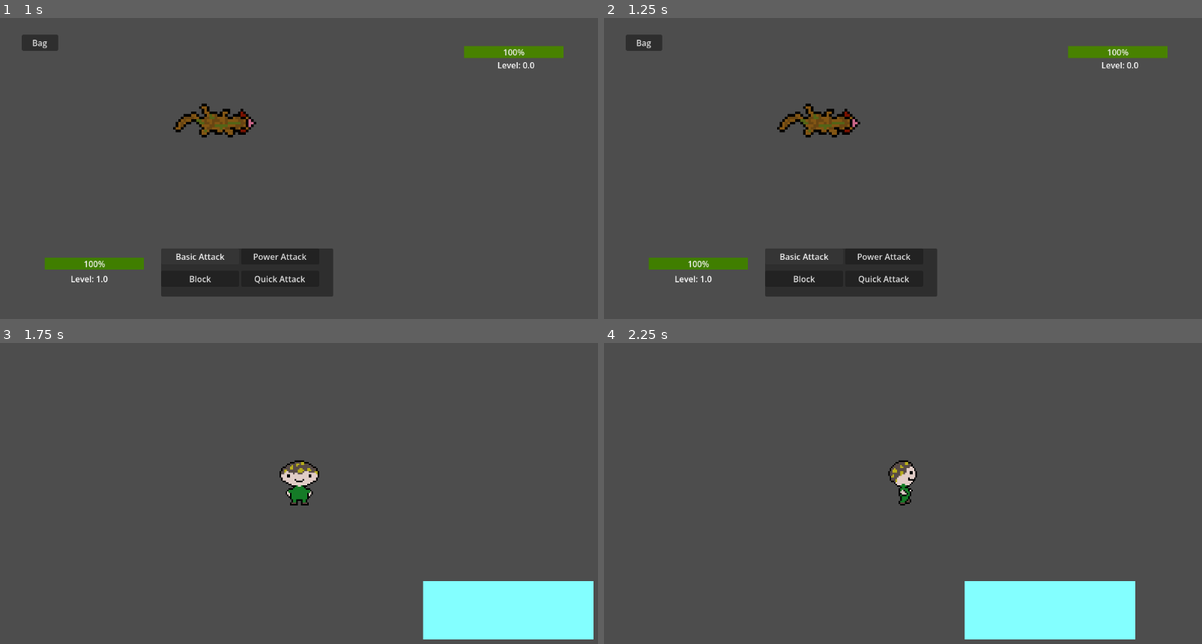
Above: before the commit, frames 1-4 (two rows, left to right).
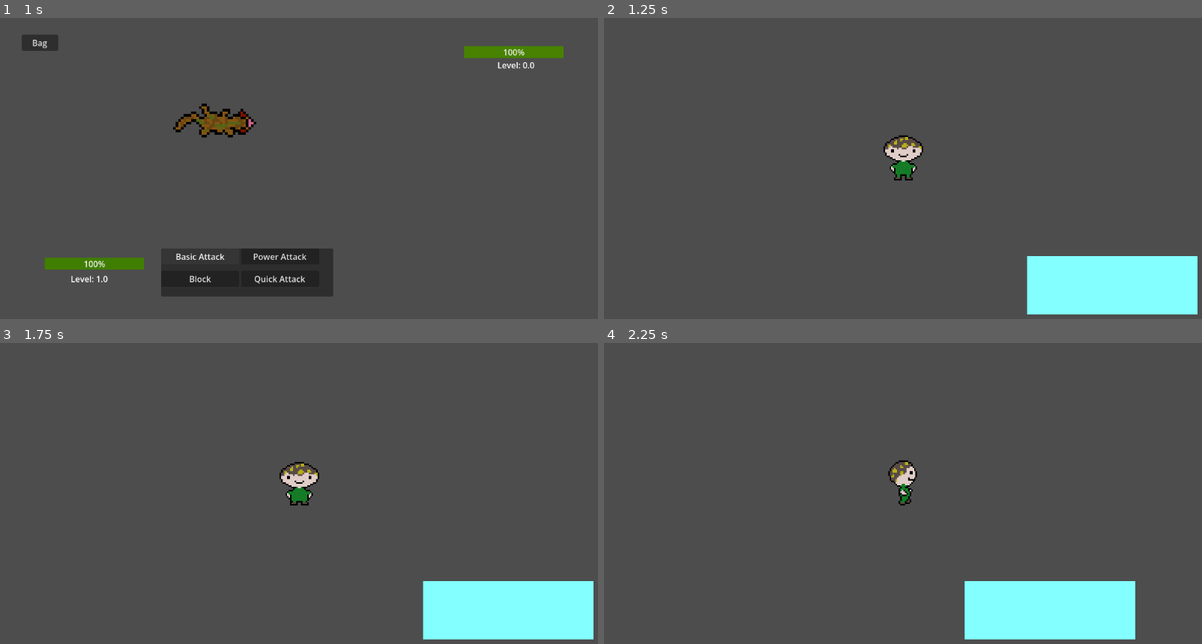
Above: after the commit, the same moments.

Repository: jjoseph-3/digi-game
Game: Godot game, scene res://Scenes/combat_ui.tscn
The game is run twice, just before and just after one commit, with the same random seed, the same clock (stepped at 60 frames per second) and the same inputs. The project has no main scene, so this scene is started directly. The engine's default icon, where the game draws it, is replaced by a stand-in: a white triangle on a blue panel in a dark square.
Inputs (mouse positions are in pixels of both pictures, inside the frame that each line leads up to):
- Up to frame 1 (1 s): click "Basic Attack" at 0.5 s
- Up to frame 2 (1.25 s): no input
- Up to frame 3 (1.75 s): click (197, 604) at 1.25 s, where only the run before the commit has a clickable "Block"
- Up to frame 4 (2.25 s): tap Enter at 2 s; hold Right (ui_right) from 2.03 s (still down)

Frame 1 is identical in both runs. In frame 2, 13% of the frame differs, in the area x 3-100%, y 5-99%; in frame 3, 0.3%; in frame 4, nothing differs.

Commit message:
all magic numbers and strings fixed

Diff:
--- a/main-game/Scripts/bag.gd
+++ b/main-game/Scripts/bag.gd
@@ -1,15 +1,11 @@
 extends Control
+
+var bag: Dictionary
+var item_buttons: Dictionary
 
 @export var button_scene: PackedScene
 @export var button_spawn: VBoxContainer
 @export var vbox: VBoxContainer
-
-var bag = {
-}
-
-var item_buttons = {
-
-}
 
 # Called when the node enters the scene tree for the first time.
 func _ready() -> void:
--- a/main-game/Scripts/button.gd
+++ b/main-game/Scripts/button.gd
@@ -1,6 +1,7 @@
 extends Button
 
-var key = Global.bag.keys()
+const RAT_NET_NAME: String = "Rat net"
+
 var item: String
 var combat_ui: Control
 
@@ -25,7 +26,7 @@
 		if Global.bag[item] <= 0:
 			queue_free()
 
-		if item == "Rat net":
+		if item == RAT_NET_NAME:
 			combat_ui.net_thrown()
 			get_tree().get_first_node_in_group("bag").queue_free()
 			get_tree().call_deferred("change_scene_to_file", "res://combat_ui/bag.tscn")
--- a/main-game/Scripts/combat_ui.gd
+++ b/main-game/Scripts/combat_ui.gd
@@ -1,21 +1,24 @@
 extends Control
 
-@export var current_rat_hp: ProgressBar
-@export var enemy_rat_hp: ProgressBar
-@export var player_spawn: Marker2D
-@export var johovian_sprite_scene: PackedScene
-@export var kartarian_sprite_scene:PackedScene
-@export var enemy_spawn: Marker2D
-@export var enemy_scene: PackedScene
-@export var current_rat_level: Label
-@export var enemy_rat_level: Label
-
+const JOHOVIAN_NAME: String = "Johovian"
+const KARTARIAN_NAME: String = "Kartarian"
+const WILD_NAME_MODIFYER: String = "Wild "
+const PLAYER_SCALE: float = 5.0
+const ENEMY_SCALE: float = 8.0
+const TURN_DELAY: float = 0.5
+const OPTION_ONE: int = 1
+const OPTION_TWO: int = 2
 const LOW_HP_THRESHOLD: float = 0.25
-const SPEED_MULTI: float = 2
-const BLOCK_SPEED_MULTI: float = 50
-const ENEMY_HIT_CHANCE: float = 0.75
-const DEFENCE_MULTIPLIER: float = 8
+const SPEED_MULTI: float = 2.0
+const BLOCK_SPEED_MULTI: float = 50.0
+const HIT_CHANCE: float = 0.75
+const DEFENCE_MULTIPLIER: float = 8.0
 const DAMAGE_SCALING: float = 0.2
+const DAMAGE_FLOOR: float = 2.0
+const MAX_HP_MULTI: float = 3.0
+const CURRENT_HP_MULTI: float = 2.0
+const EXP_DIVIDER: float = 7.0
+const EXP_CURVE: float = 3.0
 
 var player_moved: bool = false
 var enemy_moved: bool = false
@@ -32,6 +35,16 @@
 var new_rat: String
 var trainer_bonus: float = 1
 
+@export var current_rat_hp: ProgressBar
+@export var enemy_rat_hp: ProgressBar
+@export var player_spawn: Marker2D
+@export var johovian_sprite_scene: PackedScene
+@export var kartarian_sprite_scene:PackedScene
+@export var enemy_spawn: Marker2D
+@export var enemy_scene: PackedScene
+@export var current_rat_level: Label
+@export var enemy_rat_level: Label
+
 
 # Called when the node enters the scene tree for the first time.
 func _ready() -> void:
@@ -47,25 +60,25 @@
 	current_rat_level.text = str("Level: ", Global.rat_level)
 	# Displays level of each rat
 
-	if Global.lead_rat == "Johovian":
+	if Global.lead_rat == JOHOVIAN_NAME:
 		var player_sprite = johovian_sprite_scene.instantiate()
-		player_sprite.scale = Vector2(5, 5)
+		player_sprite.scale = Vector2(PLAYER_SCALE, PLAYER_SCALE)
 		player_sprite.global_position = player_spawn.global_position
 		add_child(player_sprite)
 
-	elif Global.lead_rat == "Kartarian":
+	elif Global.lead_rat == KARTARIAN_NAME:
 		var player_sprite = kartarian_sprite_scene.instantiate()
-		player_sprite.scale = Vector2(5, 5)
+		player_sprite.scale = Vector2(PLAYER_SCALE, PLAYER_SCALE)
 		player_sprite.global_position = player_spawn.global_position
 		add_child(player_sprite)
 
 	var enemy_sprite = enemy_scene.instantiate()
-	enemy_sprite.scale = Vector2(8, 8)
+	enemy_sprite.scale = Vector2(ENEMY_SCALE, ENEMY_SCALE)
 	enemy_sprite.global_position = enemy_spawn.global_position
 	add_child(enemy_sprite)
 	#spawns enemy and player sprites
 
-	new_rat = "Wild " + str(Global.enemy_type)
+	new_rat = WILD_NAME_MODIFYER + str(Global.enemy_type)
 	#sets the name of the new rat (if caught)
 
 
@@ -105,7 +118,8 @@
 	if not enemy_rat_hp.value <= 0:
 		if Global.rat_hp <= current_rat_hp.max_value * LOW_HP_THRESHOLD:
 			Global.wild_rat_speed = Global.wild_rat_speed * SPEED_MULTI
-			enemy_damage = int(floor(((DAMAGE_SCALING * Global.wild_rat_level) + 2) * attack3_power * 0.02 * (Global.wild_rat_attack / Global.rat_defence)))
+			enemy_damage = int(floor((DAMAGE_SCALING * Global.wild_rat_level) + DAMAGE_FLOOR
+			* attack3_power * (Global.wild_rat_attack / Global.rat_defence)))
 			current_rat_hp.value = current_rat_hp.value - enemy_damage
 			Global.rat_hp = current_rat_hp.value
 			Global.wild_rat_speed = Global.wild_rat_speed / SPEED_MULTI
@@ -115,7 +129,8 @@
 
 		elif Global.wild_rat_hp <= enemy_rat_hp.max_value * LOW_HP_THRESHOLD:
 			Global.wild_rat_speed = Global.wild_rat_speed * SPEED_MULTI
-			enemy_damage = int(floor(((DAMAGE_SCALING * Global.wild_rat_level) + 2) * attack3_power * 0.02 * (Global.wild_rat_attack / Global.rat_defence)))
+			enemy_damage = int(floor((DAMAGE_SCALING * Global.wild_rat_level) + DAMAGE_FLOOR
+			* attack3_power * (Global.wild_rat_attack / Global.rat_defence)))
 			current_rat_hp.value = current_rat_hp.value - enemy_damage
 			Global.rat_hp = current_rat_hp.value
 			Global.wild_rat_speed = Global.wild_rat_speed / SPEED_MULTI
@@ -125,17 +140,19 @@
 
 		else:
 		# random chance for "normal attack" or "power attack" for enemy
-			var enemy_attack = randi_range(0, 1)
-			if enemy_attack == 0:
-				enemy_damage = int(floor((DAMAGE_SCALING * Global.wild_rat_level) + 2 * attack1_power * (Global.wild_rat_attack / Global.rat_defence)))
+			var enemy_attack = randi_range(1, 2)
+			if enemy_attack == OPTION_ONE:
+				enemy_damage = int(floor((DAMAGE_SCALING * Global.wild_rat_level) + DAMAGE_FLOOR
+				* attack1_power * (Global.wild_rat_attack / Global.rat_defence)))
 				current_rat_hp.value = current_rat_hp.value - enemy_damage
 				Global.rat_hp = current_rat_hp.value
 				print("enemy did: ", enemy_damage, "damage")
 				enemy_moved = true
 
-			if enemy_attack == 1:
-				if randf() < ENEMY_HIT_CHANCE:
-					enemy_damage = int(floor((DAMAGE_SCALING * Global.wild_rat_level) + 2 * attack2_power * (Global.wild_rat_attack / Global.rat_defence)))
+			if enemy_attack == OPTION_TWO:
+				if randf() < HIT_CHANCE:
+					enemy_damage = int(floor((DAMAGE_SCALING * Global.wild_rat_level)
+					+ DAMAGE_FLOOR * attack2_power * (Global.wild_rat_attack / Global.rat_defence)))
 					current_rat_hp.value = current_rat_hp.value - enemy_damage
 					Global.rat_hp = current_rat_hp.value
 					print("enemy did: ", enemy_damage, "damage")
@@ -150,30 +167,32 @@
 	if player_moved == false:
 		if Global.wild_rat_speed > Global.rat_speed:
 			enemy_turn()
-			await get_tree().create_timer(1.0).timeout
-			damage = int(floor((((DAMAGE_SCALING * Global.rat_level) * attack1_power * 0.02) + 2) * (Global.rat_attack / Global.wild_rat_defence)))
+			await get_tree().create_timer(TURN_DELAY).timeout
+			damage = int(floor((DAMAGE_SCALING * Global.rat_level) + DAMAGE_FLOOR * attack1_power
+			* (Global.rat_attack / Global.wild_rat_defence)))
 			enemy_rat_hp.value = enemy_rat_hp.value - damage
 			Global.wild_rat_hp = enemy_rat_hp.value
 			print("you did: ", damage, "damage")
 			player_moved = true
 
 		elif Global.wild_rat_speed <= Global.rat_speed:
-			damage = int(floor((((DAMAGE_SCALING * Global.rat_level) * attack1_power * 0.02) + 2) * (Global.rat_attack / Global.wild_rat_defence)))
-			enemy_rat_hp.value = enemy_rat_hp.value - damage
-			Global.wild_rat_hp = enemy_rat_hp.value
-			print("you did: ", damage, "damage")
-			player_moved = true
-			await get_tree().create_timer(0.2).timeout
+			damage = int(floor((DAMAGE_SCALING * Global.rat_level) + DAMAGE_FLOOR * attack1_power
+			* (Global.rat_attack / Global.wild_rat_defence)))
+			enemy_rat_hp.value = enemy_rat_hp.value - damage
+			Global.wild_rat_hp = enemy_rat_hp.value
+			print("you did: ", damage, "damage")
+			player_moved = true
+			await get_tree().create_timer(TURN_DELAY).timeout
 			enemy_turn()
 
 func _attack_2() -> void:
 	if player_moved == false:
 		if Global.wild_rat_speed > Global.rat_speed:
 			enemy_turn()
-			await get_tree().create_timer(1.0).timeout
-			var hit_chance: float = 0.75
-			if randf() < hit_chance:
-				damage = int(floor((((DAMAGE_SCALING * Global.rat_level) * attack2_power * 0.02) + 2) * (Global.rat_attack / Global.wild_rat_defence)))
+			await get_tree().create_timer(TURN_DELAY).timeout
+			if randf() < HIT_CHANCE:
+				damage = int(floor((DAMAGE_SCALING * Global.rat_level) + DAMAGE_FLOOR
+				* attack2_power * (Global.rat_attack / Global.wild_rat_defence)))
 				enemy_rat_hp.value = enemy_rat_hp.value - damage
 				Global.wild_rat_hp = enemy_rat_hp.value
 				print("you did: ", damage, "damage")
@@ -181,20 +200,20 @@
 			player_moved = true
 
 		elif Global.wild_rat_speed <= Global.rat_speed:
-			var hit_chance: float = 0.75
-			if randf() < hit_chance:
-				damage = int(floor((((DAMAGE_SCALING * Global.rat_level) * attack2_power * 0.02) + 2) * (Global.rat_attack / Global.wild_rat_defence)))
+			if randf() < HIT_CHANCE:
+				damage = int(floor((DAMAGE_SCALING * Global.rat_level) + DAMAGE_FLOOR
+				* attack2_power * (Global.rat_attack / Global.wild_rat_defence)))
 				enemy_rat_hp.value = enemy_rat_hp.value - damage
 				Global.wild_rat_hp = enemy_rat_hp.value
 				print("you did: ", damage, "damage")
 				player_moved = true
-				await get_tree().create_timer(1.0).timeout
+				await get_tree().create_timer(TURN_DELAY).timeout
 				enemy_turn()
 
 			else:
 				print("you missed")
 				player_moved = true
-				await get_tree().create_timer(1.0).timeout
+				await get_tree().create_timer(TURN_DELAY).timeout
 				enemy_turn()
 		# 3x power but 75% hit chance
 
@@ -203,8 +222,9 @@
 		Global.rat_speed = Global.rat_speed * SPEED_MULTI
 		if Global.wild_rat_speed > Global.rat_speed:
 			enemy_turn()
-			await get_tree().create_timer(1.0).timeout
-			damage = int(floor((((DAMAGE_SCALING * Global.rat_level) * attack3_power * 0.02) + 2) * (Global.rat_attack / Global.wild_rat_defence)))
+			await get_tree().create_timer(TURN_DELAY).timeout
+			damage = int(floor((DAMAGE_SCALING * Global.rat_level) + DAMAGE_FLOOR * attack3_power
+			* (Global.rat_attack / Global.wild_rat_defence)))
 			enemy_rat_hp.value = enemy_rat_hp.value - damage
 			Global.wild_rat_hp = enemy_rat_hp.value
 			Global.rat_speed = Global.rat_speed / SPEED_MULTI
@@ -213,14 +233,15 @@
 			player_moved = true
 
 		elif Global.wild_rat_speed <= Global.rat_speed:
-			damage = int(floor((((DAMAGE_SCALING * Global.rat_level) * attack3_power * 0.02) + 2) * (Global.rat_attack / Global.wild_rat_defence)))
+			damage = int(floor((DAMAGE_SCALING * Global.rat_level) + DAMAGE_FLOOR * attack3_power
+			* (Global.rat_attack / Global.wild_rat_defence)))
 			enemy_rat_hp.value = enemy_rat_hp.value - damage
 			Global.wild_rat_hp = enemy_rat_hp.value
 			Global.rat_speed = Global.rat_speed / SPEED_MULTI
 			print("you did: ", damage, "damage")
 			# "Quick attack"
 			player_moved = true
-			await get_tree().create_timer(1.0).timeout
+			await get_tree().create_timer(TURN_DELAY).timeout
 			enemy_turn()
 
 func _block() -> void:
@@ -232,7 +253,7 @@
 		blocked = true
 		player_moved = true
 		# defence increases 8x for one turn
-		await get_tree().create_timer(1.0).timeout
+		await get_tree().create_timer(TURN_DELAY).timeout
 		enemy_turn()
 
 
@@ -244,7 +265,9 @@
 
 func net_thrown() -> void:
 	if player_moved == false:
-		catch_chance = ( ( (3 * enemy_rat_hp.max_value) - (2 * enemy_rat_hp.value) ) * Global.wild_rat_catch_rate) / (3.0  * enemy_rat_hp.max_value)
+		catch_chance = (((MAX_HP_MULTI * enemy_rat_hp.max_value) - (CURRENT_HP_MULTI
+		* enemy_rat_hp.value)) * Global.wild_rat_catch_rate) \
+		/ (MAX_HP_MULTI * enemy_rat_hp.max_value)
 		player_moved = true
 		if randf() < catch_chance:
 			Global.party[new_rat] = {
@@ -253,23 +276,24 @@
 			}
 			Player_auto.party = Global.party
 			print(Global.party)
-			await get_tree().create_timer(1.0).timeout
+			await get_tree().create_timer(TURN_DELAY).timeout
 			get_tree().call_deferred("change_scene_to_file", "res://Scenes/Level.tscn")
 		else:
-			await get_tree().create_timer(1.0).timeout
+			await get_tree().create_timer(TURN_DELAY).timeout
 			enemy_turn()
 
 func enemy_dead() -> void:
 	print("enemy rat done")
-	Global.party[Global.lead_rat]["exp"] += ((Global.base_yield * Global.wild_rat_level) / 7) * trainer_bonus
-	while Global.party[Global.lead_rat]["exp"] >= pow(Global.rat_level + 1, 3):
+	Global.party[Global.lead_rat]["exp"] += ((Global.base_yield * Global.wild_rat_level)
+	/ EXP_DIVIDER) * trainer_bonus
+	while Global.party[Global.lead_rat]["exp"] >= pow(Global.rat_level + 1, EXP_CURVE):
 		print("level up")
 		Global.party[Global.lead_rat]["level"] += 1
 		Player_auto.lead_changed()
-	await get_tree().create_timer(1.0).timeout
+	await get_tree().create_timer(TURN_DELAY).timeout
 	get_tree().call_deferred("change_scene_to_file", "res://Scenes/Level.tscn")
 
 func player_dead() -> void:
 	print("your rat is done")
-	await get_tree().create_timer(1.0).timeout
+	await get_tree().create_timer(TURN_DELAY).timeout
 	get_tree().call_deferred("change_scene_to_file", "res://Scenes/game_over.tscn")
--- a/main-game/Scripts/global.gd
+++ b/main-game/Scripts/global.gd
@@ -51,15 +51,11 @@
 var wild_rat_level: float
 var wild_rat_catch_rate: float
 var base_yield: float
-
-var party: Dictionary = {
-	}
-
+var party: Dictionary
 var bag: Dictionary = {
 	"Rat net": 12,
 	"Heal spray": 5
 }
-
 var item_buttons: Dictionary
 var lead_rat: String
 var enemy_type: String
--- a/main-game/Scripts/level.gd
+++ b/main-game/Scripts/level.gd
@@ -1,4 +1,6 @@
 extends Node2D
+
+const SPAWN_CHANCE: float = 0.8
 
 @export var wild_rat_spawn: PathFollow2D
 @export var wild_rat_scene: PackedScene
@@ -16,8 +18,7 @@
 
 func _tall_grass_entered(body: Node2D) -> void:
 	if body is Player:
-		var spawn_chance: float = 0.8
-		if randf() < spawn_chance: #codes for an 80% encounter chance
+		if randf() < SPAWN_CHANCE: #codes for an 80% encounter chance
 			var wild_rat = wild_rat_scene.instantiate()
 			wild_rat_spawn.progress_ratio = randf()
 			wild_rat.global_position = wild_rat_spawn.global_position
--- a/main-game/Scripts/player.gd
+++ b/main-game/Scripts/player.gd
@@ -9,6 +9,8 @@
 var in_tall_grass: bool = false
 var lead_rat: String
 
+@onready var player_sprite: AnimatedSprite2D = $Player_sprite
+@onready var camera: Camera2D = $Camera2D
 
 var party = {
 		"Johovian" :
@@ -69,24 +71,24 @@
 # Codes for my player movement
 	if Input.is_action_pressed("ui_left"):
 		direction = Vector2.LEFT
-		$Player_sprite.flip_h = true
-		$Player_sprite.animation = "run side"
+		player_sprite.flip_h = true
+		player_sprite.animation = "run side"
 
 	elif Input.is_action_pressed("ui_right"):
 		direction = Vector2.RIGHT
-		$Player_sprite.flip_h = false
-		$Player_sprite.animation = "run side"
+		player_sprite.flip_h = false
+		player_sprite.animation = "run side"
 
 	elif Input.is_action_pressed("ui_up"):
 		direction = Vector2.UP
-		$Player_sprite.animation = "run up"
+		player_sprite.animation = "run up"
 
 	elif Input.is_action_pressed("ui_down"):
 		direction = Vector2.DOWN
-		$Player_sprite.animation = "run down"
+		player_sprite.animation = "run down"
 
 	else:
-		$Player_sprite.animation = "idle"
+		player_sprite.animation = "idle"
 # Ensures that the player can only move in one direction at a time
 	velocity = speed * direction.normalized()
 
@@ -110,13 +112,13 @@
 
 func player_not_controllable():
 	process_mode = Node.PROCESS_MODE_DISABLED
-	$Camera2D.enabled = false
-	$Player_sprite.hide()
+	camera.enabled = false
+	player_sprite.hide()
 
 func player_controllable():
 	process_mode = Node.PROCESS_MODE_ALWAYS
-	$Camera2D.enabled = true
-	$Player_sprite.show()
+	camera.enabled = true
+	player_sprite.show()
 
 func reset():
 	var script_path = Player_auto.get_script().resource_path
--- a/main-game/Scripts/wild_rat.gd
+++ b/main-game/Scripts/wild_rat.gd
@@ -1,12 +1,10 @@
 class_name Wild_rat
 extends CharacterBody2D
-
-@export var johovian_sprite_scene: PackedScene
-@export var kartarian_sprite_scene: PackedScene
 
 const BASE_HP: float = 10
 const BASE_STAT: float = 5
 const LEVEL_SCALING: float = 0.01
+const MIN_LEVEL: float = 3.0
 
 var species = {
 		"Johovian" :
@@ -20,8 +18,10 @@
 		"current_hp" : 1
 		},
 	}
+var rat_level
 
-var rat_level
+@export var johovian_sprite_scene: PackedScene
+@export var kartarian_sprite_scene: PackedScene
 
 # Called when the node enters the scene tree for the first time.
 func _ready() -> void:
@@ -32,7 +32,7 @@
 		var base_stats = Global.RAT_STATS[random_key]
 		var rat_data = species[random_key]
 
-		rat_data["level"] = randi_range(max(1, Global.rat_level - 3), Global.rat_level)
+		rat_data["level"] = randi_range(max(1, Global.rat_level - MIN_LEVEL), Global.rat_level)
 		#sets level based on player level
 
 		Global.wild_rat_level = rat_data["level"]
